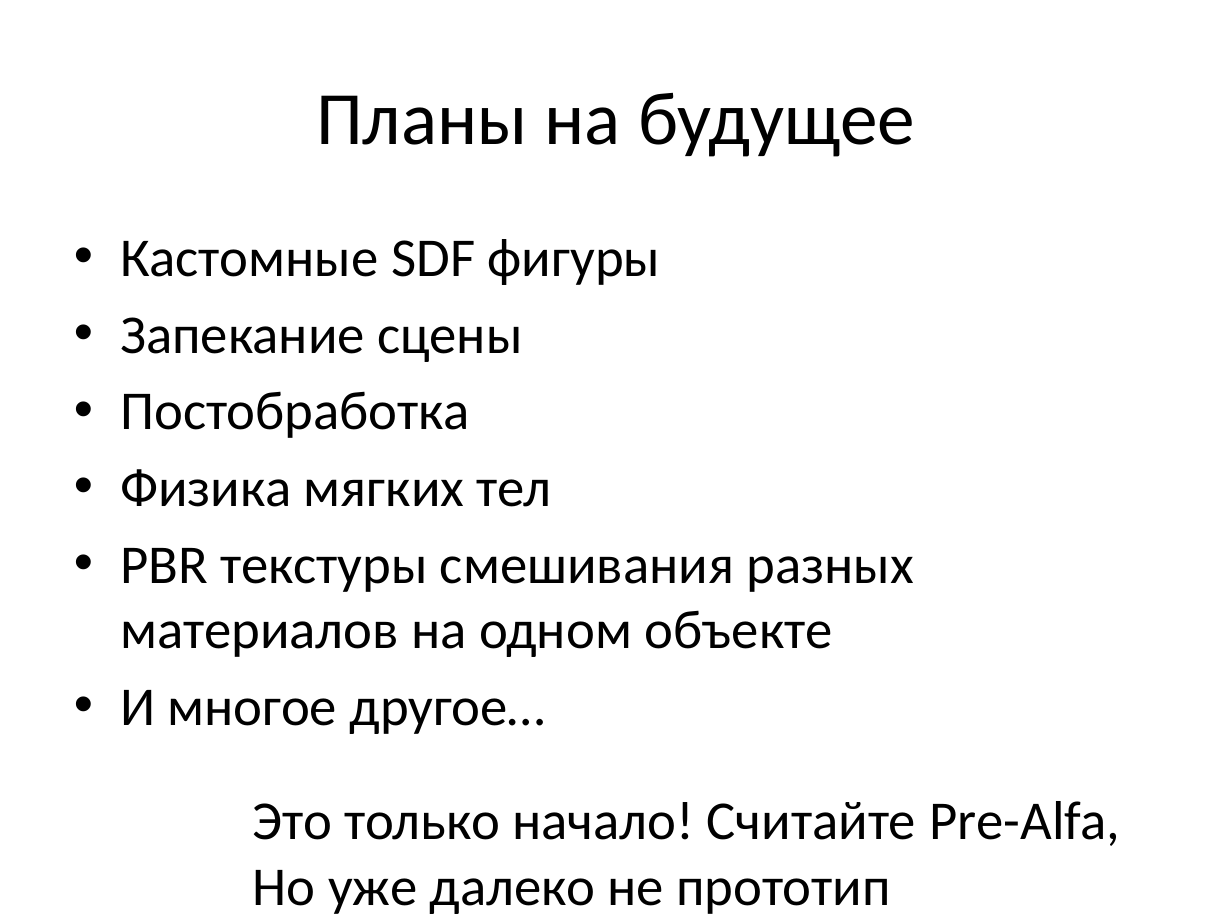
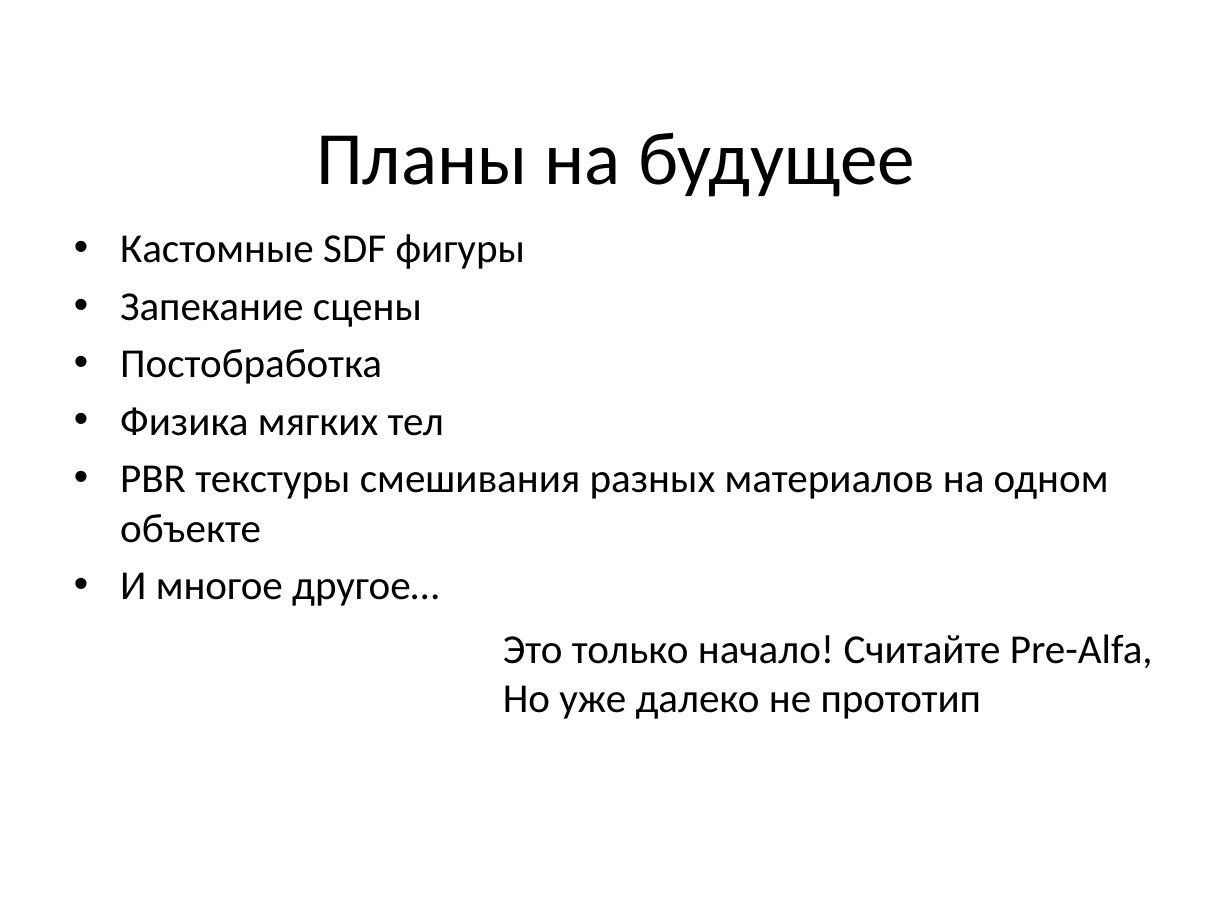
Before and after one commit to lomovoyPlayer/SDForge, a slide deck: slide 25 of SDForge/docs/SDForge Презентация.pptx. Drawn at 1232x924 pixels with LibreOffice and Linux fonts; fonts in the diff are those of the drawing. Boxes give left, top, right and bottom in pixels: in the first picture for what was removed or moved away, otherwise in the second. Text is boxed around its words. In the diff, an @@ line names an element or a change of style, - is before the commit and + after.

```diff
--- a/SDForge/docs/SDForge Презентация.pptx
+++ b/SDForge/docs/SDForge Презентация.pptx
@@ title "Планы на будущее" moved from (x1=316, y1=92, x2=915, y2=157) to (x1=316, y1=132, x2=915, y2=197) @@
@@ text "Кастомные SDF фигуры" at (x1=120, y1=234, x2=1109, y2=606): size 32 to 24 pt; less space between paragraphs @@
@@ text "Это только начало! Считайте Pre-Alfa," moved from (x1=253, y1=801, x2=1120, y2=914) to (x1=503, y1=634, x2=1153, y2=719) @@
@@ text "Это только начало! Считайте Pre-Alfa," at (x1=503, y1=634, x2=1153, y2=719): size 32 to 24 pt @@
```
Also in this commit, not shown: 11 other slides changed, 10 other files.
